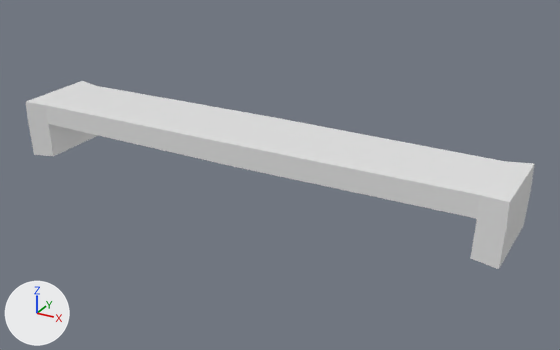
What one commit did to the FBX model Assets/MobileTvSalotto.fbx.
Rendered twice from a 50 mm camera at (1.413, -2.364, 1.064) aimed at (0.099, 0.025, -0.13). The axes (+X, +Y, +Z) are drawn at lower left. The lights are the same throughout. Where no turn or scale is listed for an object, it has been applied to the vertices.

The older version as bpy lines, for what is in view:
```python
me_cube_001 = bpy.data.meshes.new('Cube.001')
me_cube_001.from_pydata(...)  # 28 vertices, 26 faces; spans x -1.0..1.0, y -0.17..0.17, z -0.19..0.05
me_cube_001.materials.append(mat_material)  # white #e7e7e7
ob_cube = bpy.data.objects.new('Cube', me_cube_001)
ob_cube.location = (0.0, 0.0, 0.0)
```
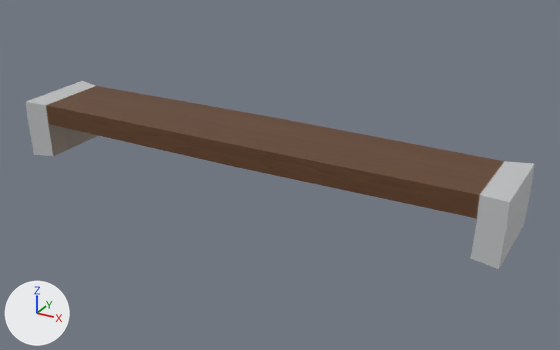
The newer file is also turned or shifted as a whole; pictures and numbers use the older file's frame.

Changed parts and their boxes [x1, y1, x2, y2] in the pictures (560 x 350 px):
'Cube', recoloured (white to brown): [26, 81, 535, 269] in both

The change in detail:
Picture 'MobileTvSalotto_MobileTvSalotto_Mat_BaseColor.png' (img_mobiletvsalotto_mobiletvsalotto_mat_basecolor_png) is new.
Material 'MobileTvSalotto_Mat' (mat_mobiletvsalotto_mat) is new.
Its texture is img_mobiletvsalotto_mobiletvsalotto_mat_basecolor_png.
me_cube_001 has 28 vertices, 26 faces and spans x -1.0..1.0, y -0.17..0.17, z -0.19..0.05.
me_cube_001 no longer uses material mat_material (white #e7e7e7).
me_cube_001 now uses material mat_mobiletvsalotto_mat (picture img_mobiletvsalotto_mobiletvsalotto_mat_basecolor_png).
